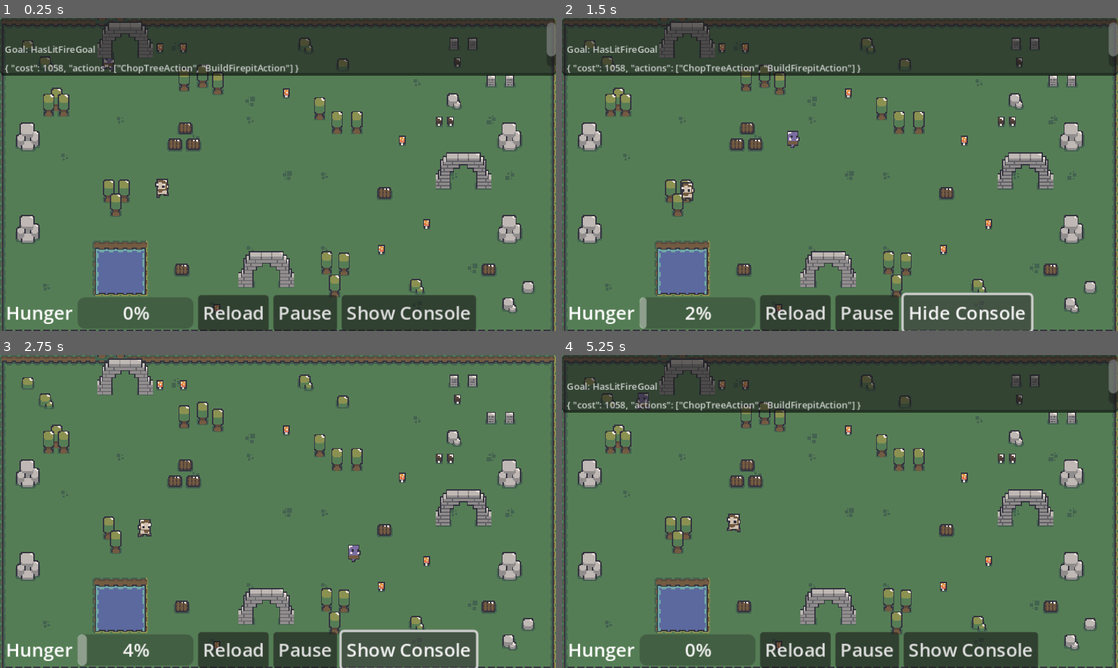
Above: before the commit, frames 1-4 (two rows, left to right).
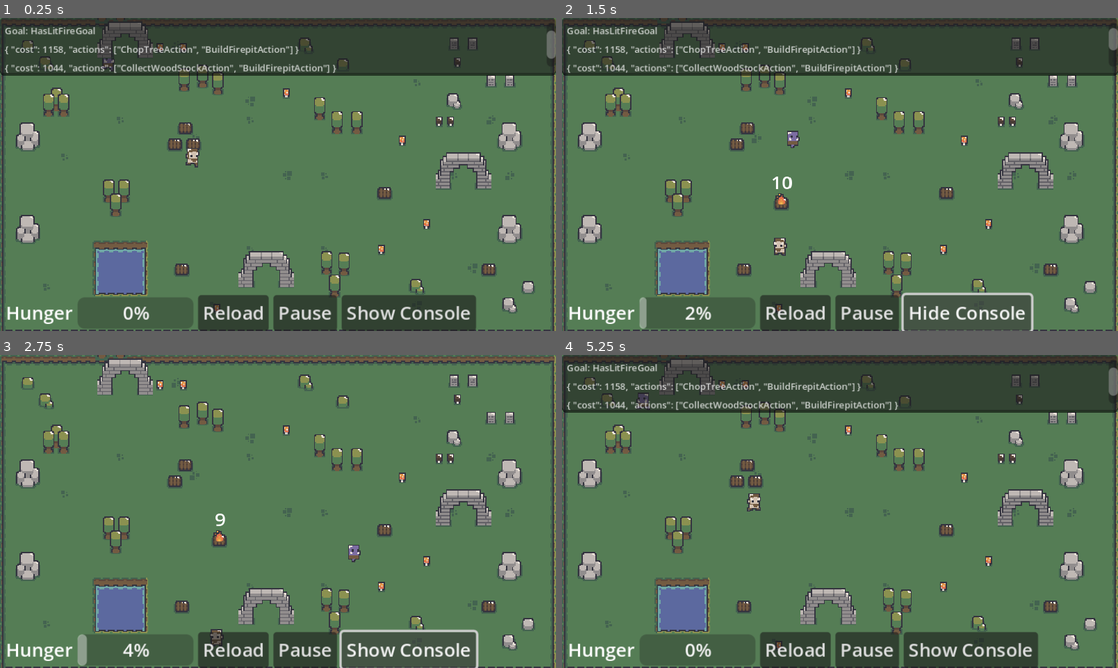
Above: after the commit, the same moments.

Repository: scagliolaluca/Godot2DGoalOrientedActionPlanning
Game: Godot game, scene res://scenes/main.tscn
Two runs of this game, one before a commit and one after it. Both use one fixed random seed, a clock stepped at 60 frames per second and the inputs below.
Inputs:
- Up to frame 1 (0.25 s): no input
- Up to frame 2 (1.5 s): click "Show Console" at 0.5 s; click "Show Console" at 1.25 s
- Up to frame 3 (2.75 s): click "Hide Console" at 2 s
- Up to frame 4 (5.25 s): click "Show Console" at 2.75 s; click "Hide Console" at 3.5 s; click "Reload" at 5 s

The runs differ from the first frame. In frame 1, 1.7% of the frame differs, in the area x 0-100%, y 1-58%; in frame 2, 2.0%, in the area x 0-100%, y 1-76%; in frame 3, 0.6%; in frame 4, 1.7%.

Commit message:
Implemented wood stock collecting + some fixes

Diff:
--- a/goap/actions/chop_tree.gd
+++ b/goap/actions/chop_tree.gd
@@ -19,14 +19,12 @@
 	return WorldState.get_elements("tree").size()>0
 
 func get_cost(_blackboard) -> int:
-	#What cost does looking for and chopping a tree have?
-	#return 6
-	#how about the distance to it, capped at a certain point
+	# Cost consists of chopping the tree (fixed) + distance to walk
 	var someTree = WorldState.get_closest_element("tree", _blackboard) #reference in function has to be the player
 	if someTree:
-		return max(someTree.position.distance_to(_blackboard.position),10)
+		return someTree.position.distance_to(_blackboard.position) + 100
 	else:
-		return 10 #idk no tree then?
+		return 1000 # Failsafe, shouldn't happen
 
 func perform(actor,delta):
 	var someTree = WorldState.get_closest_visible_element("tree", actor)
--- a/goap/actions/collect_mushroom.gd
+++ b/goap/actions/collect_mushroom.gd
@@ -14,7 +14,7 @@
 	if WorldState.get_elements("food"):
 		return true
 	else:
-		return true
+		return false
 
 func get_cost(_blackboard) -> int:
 	#What cost does looking for and collecting a mushroom need?
@@ -44,3 +44,5 @@
 		nearest_mushroom.regrow()
 		WorldState.set_state("has_food", true)
 		return true
+	# Shouldn't happen, but it's better for the action to be "finished" if it is impossible
+	return true
--- /dev/null
+++ b/goap/actions/collect_wood_stock.gd
@@ -0,0 +1,51 @@
+#action for searching and collecting wood from a wood stock
+
+extends GoapAction
+
+class_name CollectWoodStockAction
+
+var _target_wood
+
+func get_clazz():
+	return "CollectWoodStockAction"
+
+#collecting a wood stock should only be available, if a wood stock exists on map
+func is_valid() -> bool:
+	if WorldState.get_elements("wood_stock"):
+		return true
+	else:
+		return false
+
+func get_cost(_blackboard) -> int:
+	# Lower cost than cutting a tree; only distance to walk relevant
+	var wood = WorldState.get_closest_element("wood_stock", _blackboard) #reference in function has to be the player
+	if wood:
+		return wood.position.distance_to(_blackboard.position)
+	else:
+		return 1000 # Failsafe, shouldn't happen
+
+#only collect wood when no wood in inventory
+func get_preconditions() -> Dictionary:
+	return {"has_wood": false}
+
+func get_effects() -> Dictionary:
+	return {"has_wood": true}
+
+func perform(_actor, delta):
+	#get position of nearest wood
+	var nearest_wood = WorldState.get_closest_visible_element("wood_stock", _actor)
+
+	if nearest_wood != null:
+		var moveDirection = nearest_wood.position - _actor.position
+
+		#if npc isnt arrived at wood yet: move to it
+		if _actor.position.distance_to(nearest_wood.position) > 1:
+			_actor.move_to(moveDirection, delta) #move to nearest wood stock, then collect it
+			return false
+
+		#if npc is arrived at wood: collect it
+		nearest_wood.queue_free()
+		WorldState.set_state("has_wood", true)
+		return true
+	# Shouldn't happen, but it's better for the action to be "finished" if it is impossible
+	return true
--- a/goap/goap.gd
+++ b/goap/goap.gd
@@ -19,7 +19,8 @@
 		FindCoverAction.new(),
 		EatAction.new(),
 		CollectMushroomAction.new(),
-		BuildFireAction.new()
+		BuildFireAction.new(),
+		CollectWoodStockAction.new()
 	])
 
 
Not shown: 1 places in scenes/main.tscn that only renumber resources
